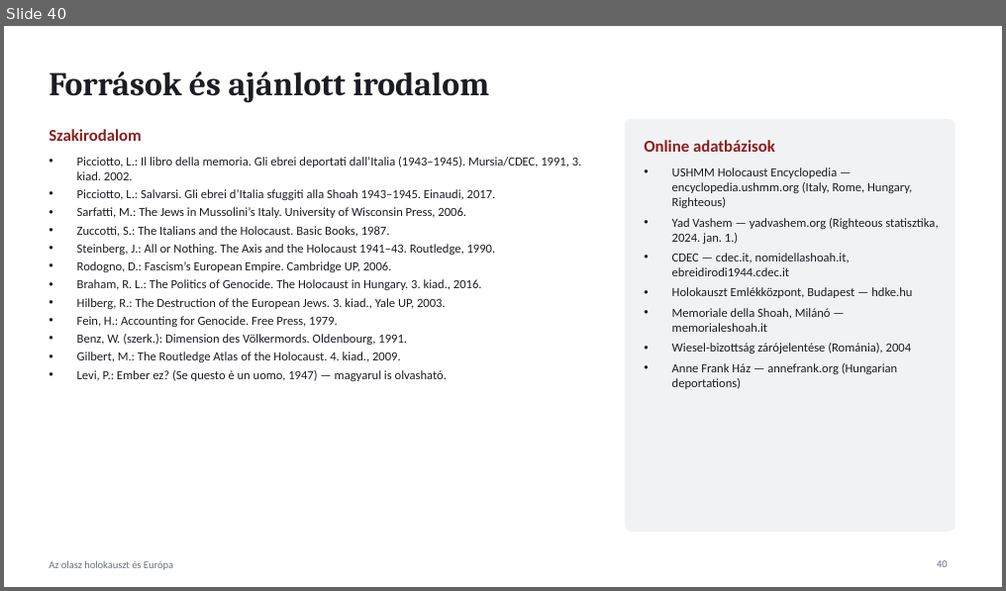
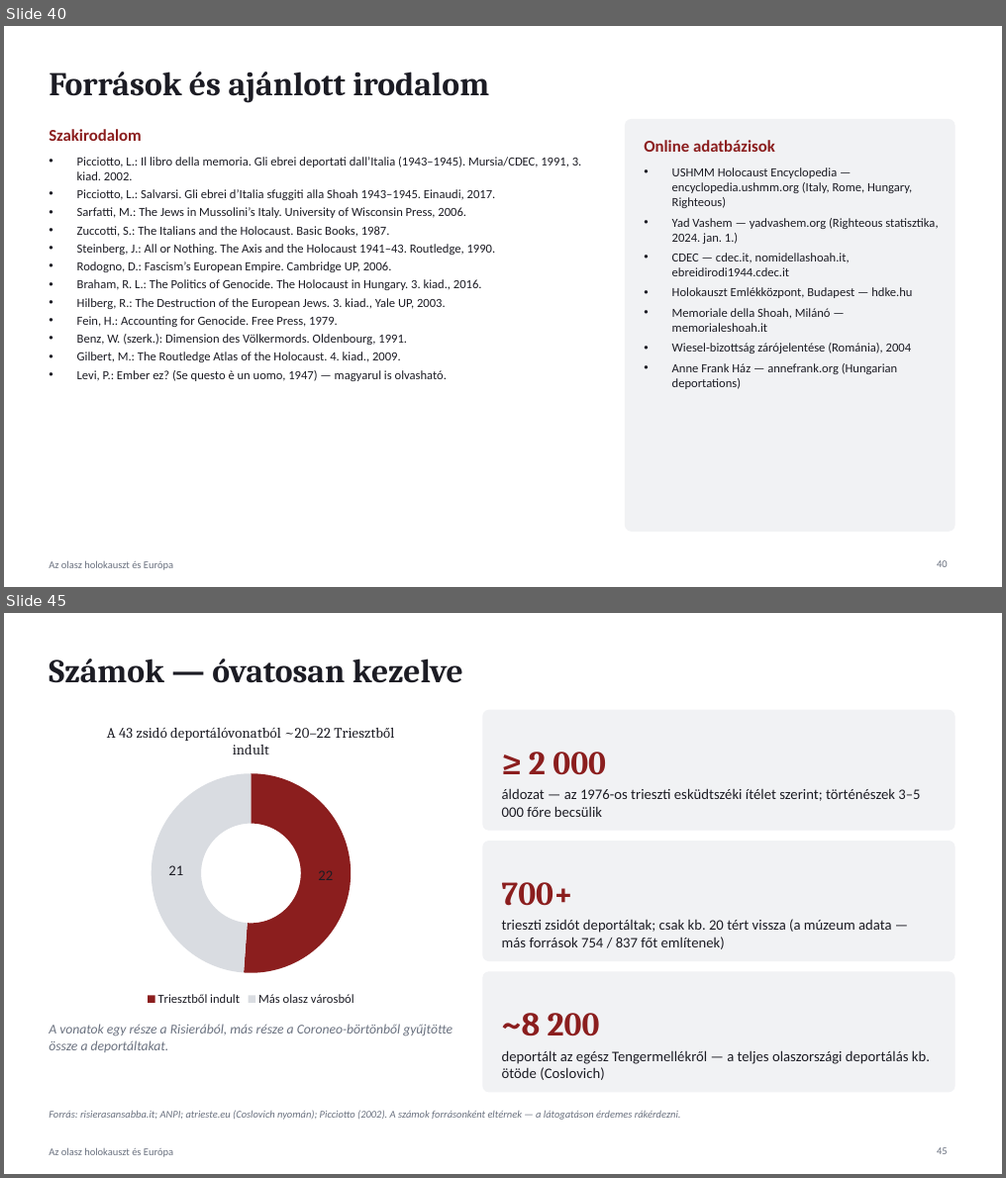
Before and after one commit to peter-racz-rhr/lwk, a slide deck: presentations/Olasz_holokauszt_es_Europa.pptx. Shown one above the other, each under a label of ours: slide 40 before the commit, slides 40 and 45 after it; the slides between them are not shown. The pictures are 1006x591 and 1006x1178 pixels, drawn with LibreOffice and Linux fonts; fonts in the diff are those of the drawing. Boxes give left, top, right and bottom in pixels: in the first picture for what was removed or moved away, otherwise in the second. Text is boxed around its words. In the diff, an @@ line names an element or a change of style, - is before the commit and + after.

```diff
--- a/presentations/Olasz_holokauszt_es_Europa.pptx
+++ b/presentations/Olasz_holokauszt_es_Europa.pptx
@@ slide 45 added at bbox=[4, 613, 1002, 1174], background #FFFFFF; not listed: 1 template element that a slide beside it also shows @@
@@ title added at bbox=[49, 659, 463, 683], 32 pt, text #1C1C24, bold @@
+Számok — óvatosan kezelve
@@ doughnut chart added at bbox=[49, 710, 453, 1010] @@
+title "A 43 zsidó deportálóvonatból ~20–22 Triesztből indult"
+categories: Triesztből indult, Más olasz városból
+Series 1: 22, 21
@@ rounded rectangle added at bbox=[483, 710, 954, 830], fill #F1F2F4, outline #F1F2F4 1 pt @@
@@ text added at bbox=[529, 752, 606, 775], 32 pt, text #8B1E1E, bold @@
+≥ 2 000
@@ text added at bbox=[502, 788, 920, 817], 14 pt, text #1C1C24 @@
+áldozat — az 1976-os trieszti esküdtszéki ítélet szerint; történészek 3–5 000 főre becsülik
@@ rounded rectangle added at bbox=[483, 842, 954, 961], fill #F1F2F4, outline #F1F2F4 1 pt @@
@@ text added at bbox=[502, 882, 573, 906], 32 pt, text #8B1E1E, bold @@
+700+
@@ text added at bbox=[502, 919, 892, 950], 14 pt, text #1C1C24 @@
+trieszti zsidót deportáltak; csak kb. 20 tért vissza (a múzeum adata — más források 754 / 837 főt említenek)
@@ rounded rectangle added at bbox=[483, 972, 954, 1092], fill #F1F2F4, outline #F1F2F4 1 pt @@
@@ text added at bbox=[49, 1024, 452, 1053], 13 pt, text #6B7280, italic @@
+A vonatok egy része a Risierából, más része a Coroneo-börtönből gyűjtötte össze a deportáltakat.
@@ text added at bbox=[502, 1013, 600, 1037], 32 pt, text #8B1E1E, bold @@
+~8 200
@@ text added at bbox=[502, 1051, 930, 1080], 14 pt, text #1C1C24 @@
+deportált az egész Tengermellékről — a teljes olaszországi deportálás kb. ötöde (Coslovich)
@@ text added at bbox=[49, 1110, 681, 1120], 10 pt, text #6B7280, italic @@
+Forrás: risierasansabba.it; ANPI; atrieste.eu (Coslovich nyomán); Picciotto (2002). A számok forrásonként eltérnek — a látogatáson érdemes rákérdezni.
@@ page number added at bbox=[937, 1148, 947, 1155], 10 pt, text #6B7280 @@
+45
```
Also in this commit, not shown: 2 slides changed, 11 other slides added.
